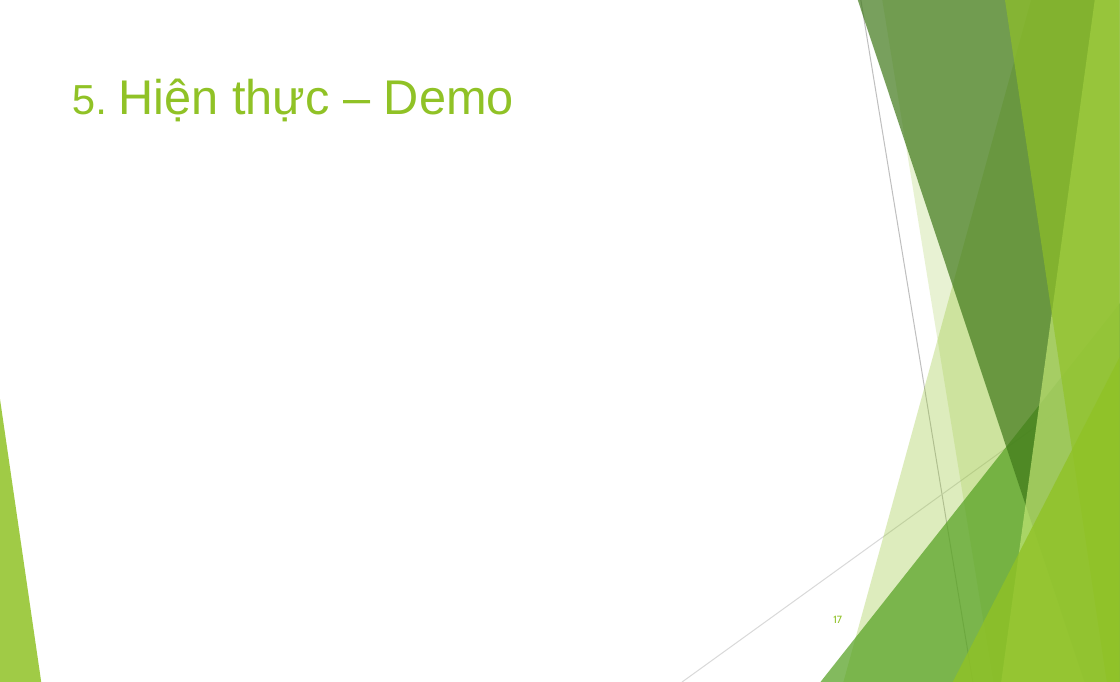
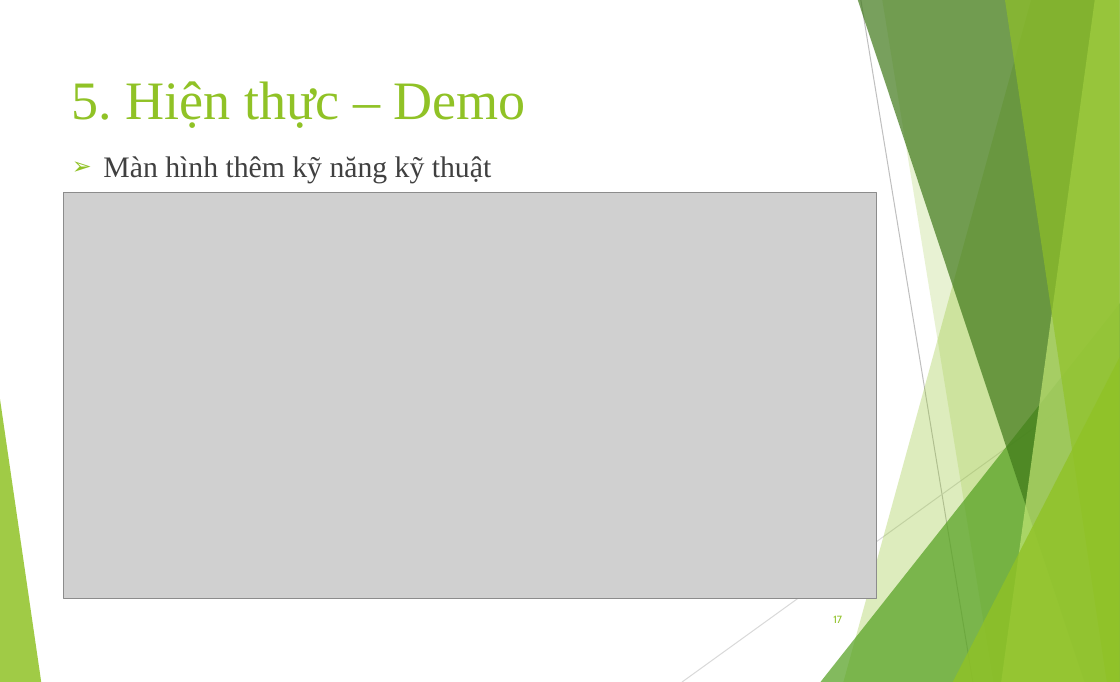
Before and after one commit to andy3520/intern-final-doc, a slide deck: slide 17 of doc/DOANTOTNGIEP.pptx. Drawn at 1120x682 pixels with LibreOffice and Linux fonts; fonts in the diff are those of the drawing; grey boxes stand for pictures. Boxes give left, top, right and bottom in pixels: in the first picture for what was removed or moved away, otherwise in the second. Text is boxed around its words. In the diff, an @@ line names an element or a change of style, - is before the commit and + after.

```diff
--- a/doc/DOANTOTNGIEP.pptx
+++ b/doc/DOANTOTNGIEP.pptx
@@ title "5. Hiện thực – Demo" at <box>72,81,526,128</box>: size 31.1 to 40 pt in "5."; size 36 to 40 pt in "Hiện thực – Demo"; font Arial to Times New Roman @@
@@ text added at <box>103,156,491,183</box>, 22 pt, text #404040 @@
+➢ Màn hình thêm kỹ năng kỹ thuật
@@ picture added at <box>63,192,877,598</box> @@
```
Also in this commit, not shown: 10 other slides changed, 13 slides added, 9 slides removed.
